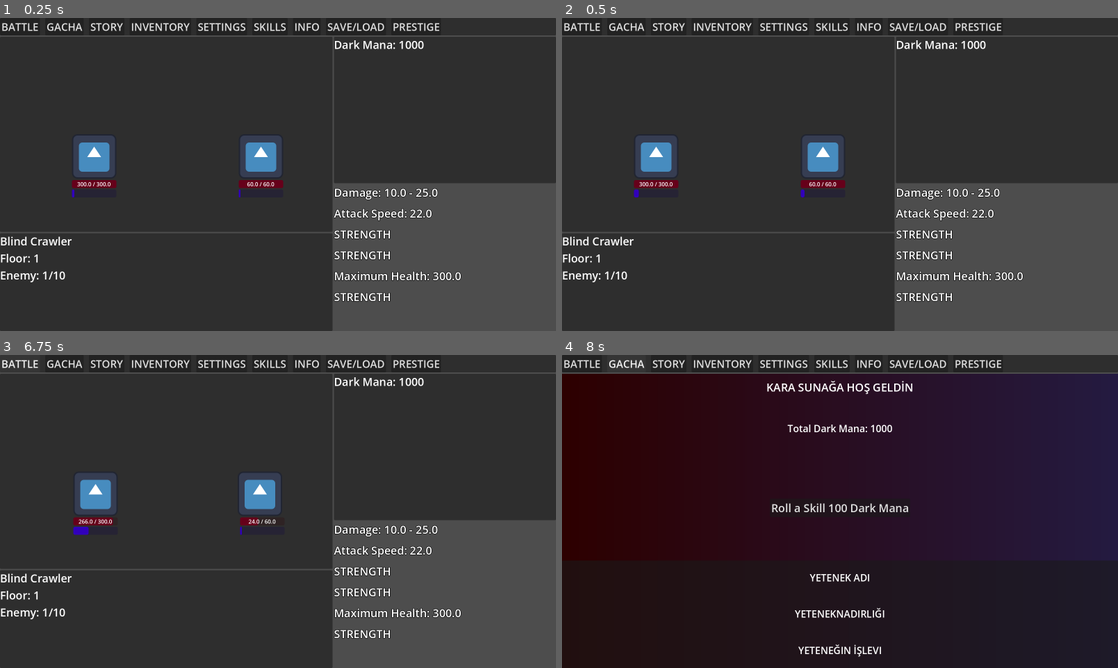
Above: before the commit, frames 1-4 (two rows, left to right).
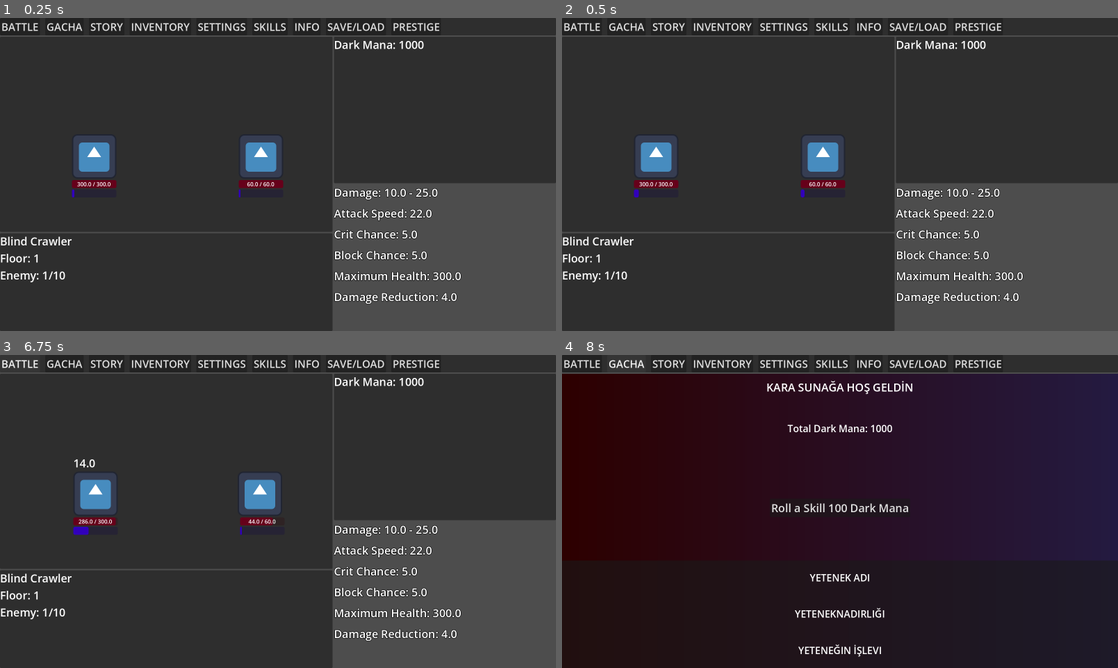
Above: after the commit, the same moments.

Repository: KeremArdaK/idling_to_cultivate
Game: Godot game, scene res://Scenes/master_scene.tscn
Two runs of this game, one before a commit and one after it. Both use one fixed random seed, a clock stepped at 60 frames per second and the inputs below. The project has no main scene, so this scene is started directly. The engine's default icon, where the game draws it, is replaced by a stand-in: a white triangle on a blue panel in a dark square.
Inputs:
- Up to frame 1 (0.25 s): no input
- Up to frame 2 (0.5 s): no input
- Up to frame 3 (6.75 s): click "STORY" at 0.5 s; click "STORY" at 1.25 s; click "BATTLE" at 2 s; click "GACHA" at 2.75 s; click "INVENTORY" at 3.5 s; click "SKILLS" at 4.25 s; click "INFO" at 5 s; click "PRESTIGE" at 5.75 s; click "BATTLE" at 6.5 s
- Up to frame 4 (8 s): click "GACHA" at 7.25 s

The runs differ from the first frame. In frame 1, 1.0% of the frame differs, in the area x 60-83%, y 67-92%; in frame 2, 1.0%; in frame 3, 1.1%, in the area x 13-83%, y 33-92%; in frame 4, nothing differs.

Commit message:
Added damage indicator

Diff:
--- a/Scenes/battlescene.gd
+++ b/Scenes/battlescene.gd
@@ -73,9 +73,9 @@
 	lbl_dmg.text = "Damage: " + str(round(Globals.min_damage)) + " - " + str(round(Globals.max_damage))
 	lbl_speed.text = "Attack Speed: " + str(round(Globals.attack_speed))
 	lbl_hp.text = "Maximum Health: " + str(round(Globals.max_hp))
-	lbl_crit = "Crit Chance: " + str(round(Globals.crit_chance))
-	lbl_block = "Block Chance: " + str(round(Globals.block_chance))
-	lbl_dr = "Damage Reduction: " + str(round(Globals.damage_reduction))
+	lbl_crit.text = "Crit Chance: " + str(round(Globals.crit_chance))
+	lbl_block.text = "Block Chance: " + str(round(Globals.block_chance))
+	lbl_dr.text = "Damage Reduction: " + str(round(Globals.damage_reduction))
 
 func spawn_new_enemy() -> void:
 	enemy_entity.max_hp = 50 + (Globals.current_floor * 10.0)
@@ -136,8 +136,6 @@
 	await get_tree().create_timer(0.3).timeout
 
 	shake_strength = 3.0
-	var damage = 20.0
-	defender.take_damage(damage)
 	await get_tree().create_timer(0.01).timeout
 
 	var final_damage: float = 0.0
@@ -170,6 +168,9 @@
 			shake_strength = 15.0
 	if not is_blocked:
 		defender.take_damage(final_damage)
+		var indicator = preload("res://Scenes/damage_indicator.tscn").instantiate()
+		defender.add_child(indicator)
+		indicator.setup(str(round(final_damage)), is_crit)
 	#death check
 	if defender.current_hp <= 0:
 		if defender == player_entity:
--- /dev/null
+++ b/Scenes/damage_indicator.tscn
@@ -0,0 +1,11 @@
+[gd_scene format=3 uid="uid://mg45jbjowlbe"]
+
+[ext_resource type="Script" uid="uid://dhtr4dqku535b" path="res://node_2d.gd" id="1_mbbgf"]
+
+[node name="Node2D" type="Node2D" unique_id=1200792594]
+script = ExtResource("1_mbbgf")
+
+[node name="Label" type="Label" parent="." unique_id=60774182]
+offset_right = 40.0
+offset_bottom = 23.0
+theme_override_font_sizes/font_size = 32
--- a/Scenes/master_scene.tscn
+++ b/Scenes/master_scene.tscn
@@ -81,7 +81,6 @@
 size_flags_vertical = 3
 
 [node name="BattleScene" parent="MainVBox/MarginContainer" unique_id=1601488368 instance=ExtResource("1_hytem")]
-visible = false
 layout_mode = 2
 
 [node name="EnemyNameLabel" type="Label" parent="MainVBox/MarginContainer/BattleScene/HBoxContainer/LeftSide/LeftBottomPanel/VBoxContainer" parent_id_path=PackedInt32Array(1601488368, 682375385) index="0" unique_id=1309138604]
@@ -144,6 +143,7 @@
 layout_mode = 2
 
 [node name="InventoryScene" type="Control" parent="MainVBox/MarginContainer" unique_id=365183655]
+visible = false
 layout_mode = 2
 script = ExtResource("4_kkgem")
 
--- /dev/null
+++ b/node_2d.gd
@@ -0,0 +1,15 @@
+extends Node2D
+
+@onready var label = $Label
+
+func setup(damage_amount: String, is_crit: bool = false):
+	label.text = damage_amount
+	if is_crit:
+		label.modulate = Color.RED
+		label.scale = Vector2(1.5, 1.5)
+
+	# Tween ile yukarı süzülme ve kaybolma efekti
+	var tween = create_tween()
+	tween.tween_property(self, "position", position + Vector2(0, -50), 0.5).set_trans(Tween.TRANS_QUART).set_ease(Tween.EASE_OUT)
+	tween.tween_property(self, "modulate:a", 0.0, 0.5)
+	tween.tween_callback(queue_free)
Not shown, added: node_2d.gd.uid
